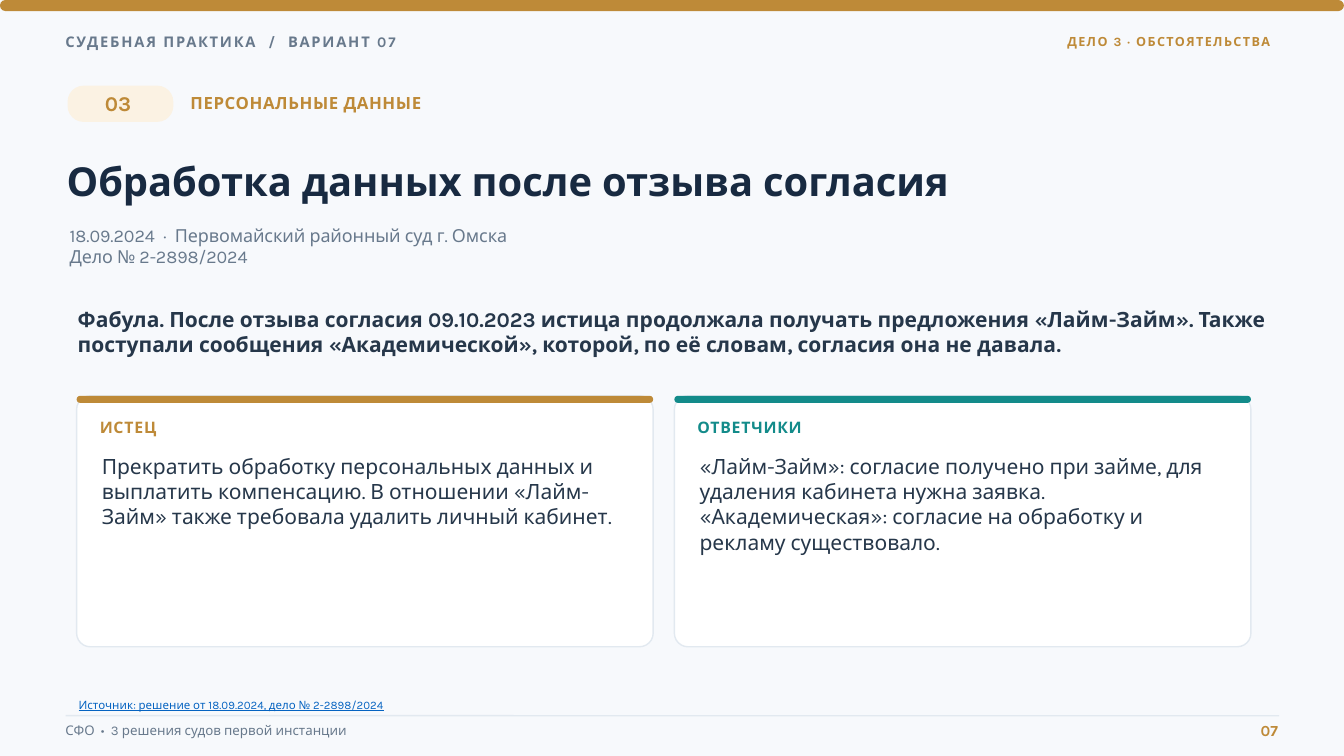
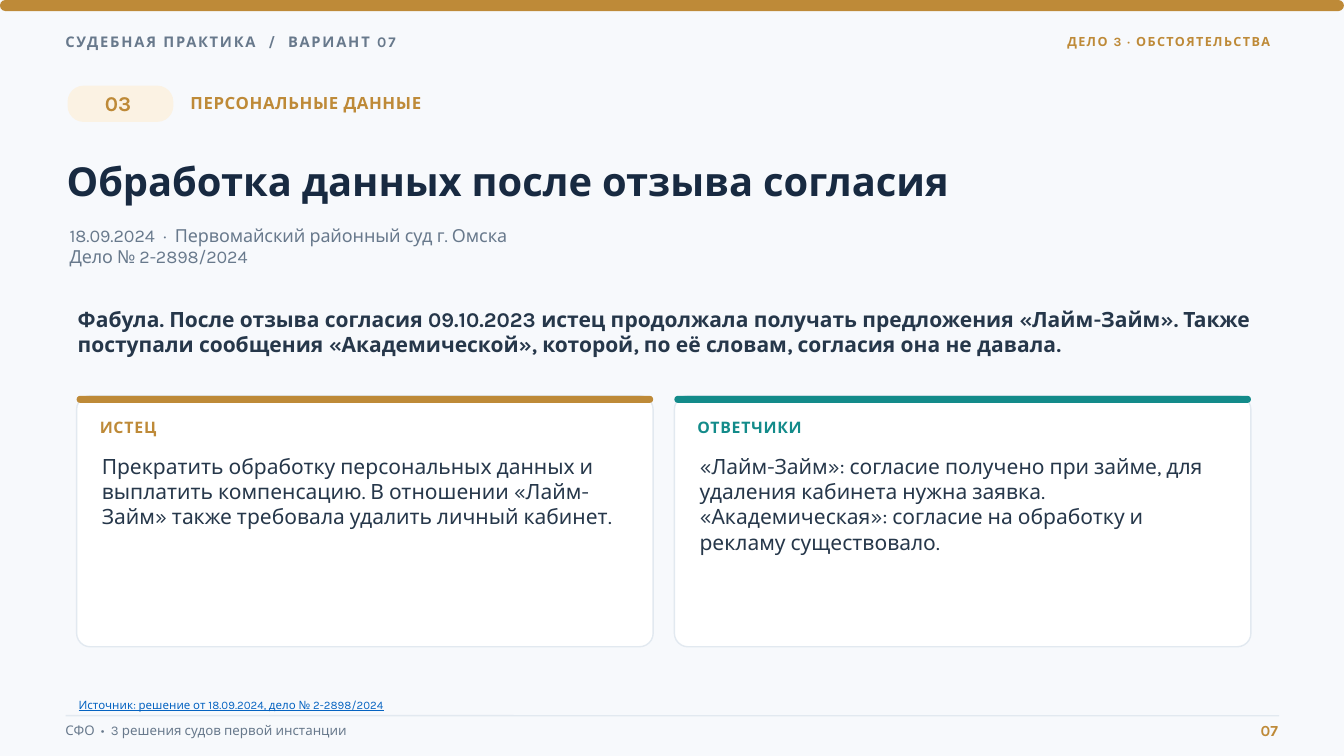
Before and after one commit to MaxON4ik124/LABS, a slide deck: slide 7 of Five/Law/Судебная_практика_вариант_7_СФО_единый_стиль.pptx. Drawn at 1344x756 pixels with LibreOffice and Linux fonts; fonts in the diff are those of the drawing. Boxes give left, top, right and bottom in pixels: in the first picture for what was removed or moved away, otherwise in the second. Text is boxed around its words. In the diff, an @@ line names an element or a change of style, - is before the commit and + after.

```diff
--- a/Five/Law/Судебная_практика_вариант_7_СФО_единый_стиль.pptx
+++ b/Five/Law/Судебная_практика_вариант_7_СФО_единый_стиль.pptx
@@ text at (x1=78, y1=310, x2=1249, y2=357): text changed @@
-Фабула. После отзыва согласия 09.10.2023 истица продолжала получать предложения «Лайм-Займ». Также поступали сообщения «Академической», которой, по её словам, согласия она не давала.
+Фабула. После отзыва согласия 09.10.2023 истец продолжала получать предложения «Лайм-Займ». Также поступали сообщения «Академической», которой, по её словам, согласия она не давала.
```
Also in this commit, not shown: 5 other files.
